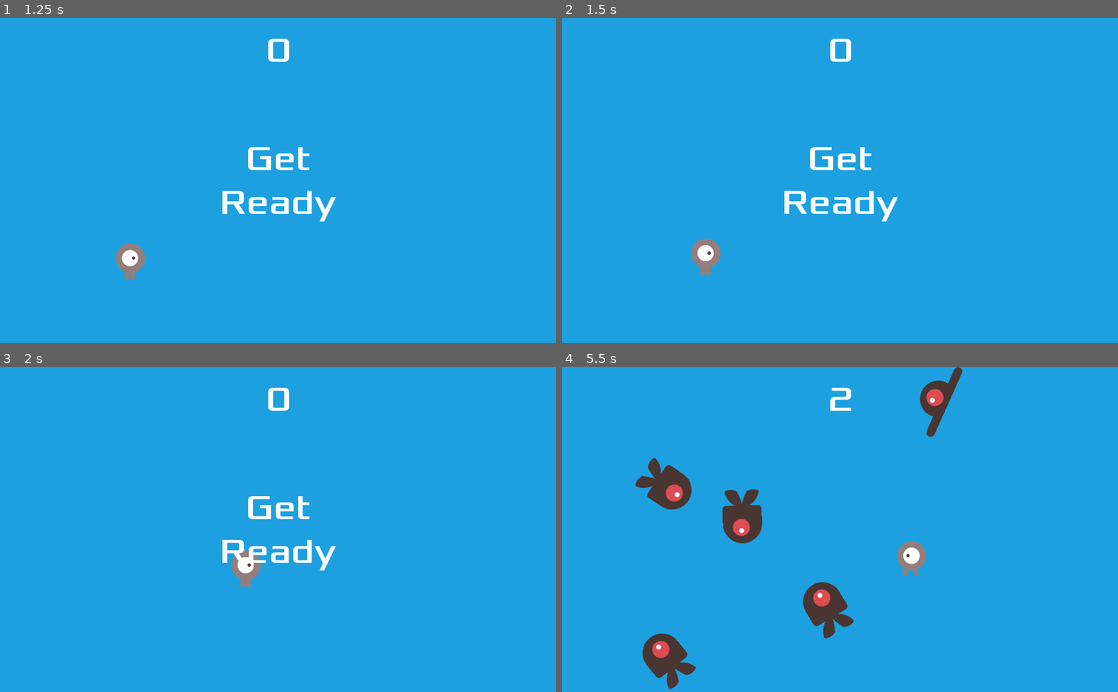
Above: before the commit, frames 1-4 (two rows, left to right).
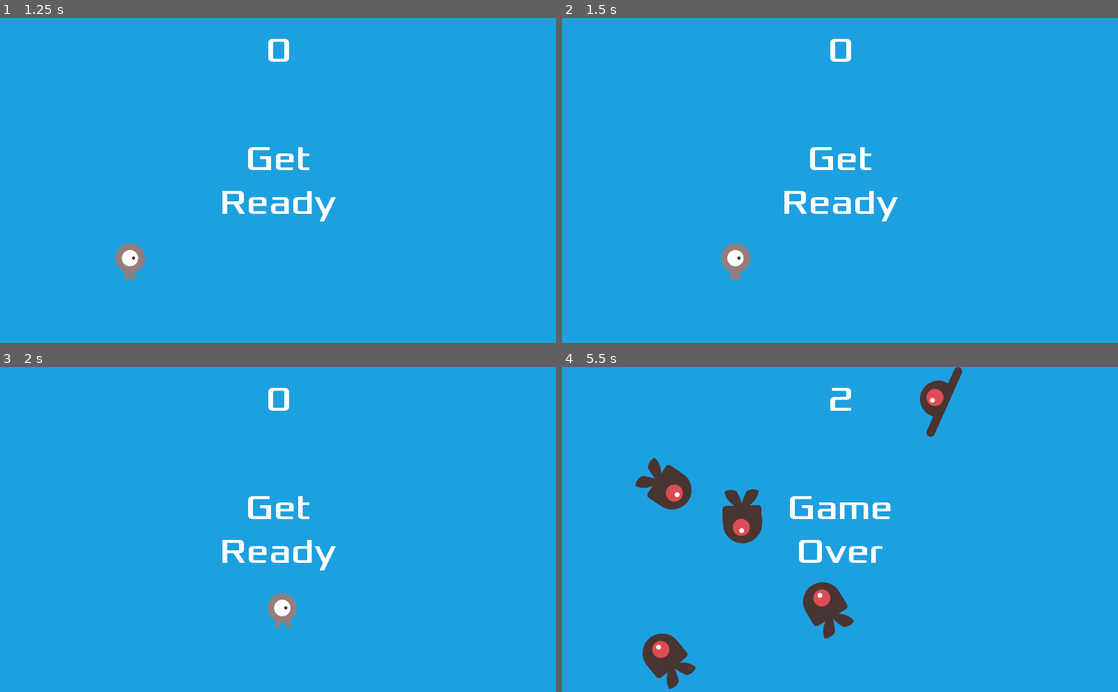
Above: after the commit, the same moments.

Repository: peter201943/dodge-the-creeps
Game: Godot game, scene res://scene/Main.tscn
The game is run twice, just before and just after one commit, with the same random seed, the same clock (stepped at 60 frames per second) and the same inputs.
Inputs (mouse positions are in pixels of both pictures, inside the frame that each line leads up to):
- Up to frame 1 (1.25 s): click "Start" at 0.5 s
- Up to frame 2 (1.5 s): tap Enter at 1.25 s; move the mouse to (962, 164) at 1.27 s; hold Right (ui_right) from 1.28 s (still down); click (962, 164) at 1.42 s
- Up to frame 3 (2 s): keep holding Right (ui_right)
- Up to frame 4 (5.5 s): move the mouse to (728, 545) at 2.02 s; release Right (ui_right) at 2.03 s; hold Down (ui_down) 2.03-2.78 s; click (728, 545) at 2.17 s; move the mouse to (895, 458) at 2.77 s; hold Right (ui_right) 2.78-3.53 s; click (895, 458) at 2.92 s; move the mouse to (812, 594) at 3.52 s; hold Up (ui_up) 3.53-4.28 s; click (812, 594) at 3.67 s; move the mouse to (1006, 578) at 4.27 s; hold Left (ui_left) from 4.28 s (still down); click (1006, 578) at 4.42 s; move the mouse to (673, 480) at 5.02 s; click (673, 480) at 5.17 s

Frame 1 is identical in both runs. In frame 2, 0.8% of the frame differs, in the area x 23-34%, y 67-81%; in frame 3, 0.8%; in frame 4, 1.4%, in the area x 41-66%, y 39-65%.

Commit message:
Final Settings Changes; Fix Multiple Input Methods

Diff:
--- a/project.godot
+++ b/project.godot
@@ -26,6 +26,7 @@
 
 [display]
 
+window/size/fullscreen=true
 window/handheld/orientation="portrait"
 window/stretch/mode="2d"
 window/stretch/aspect="keep"
--- a/script/Main.gd
+++ b/script/Main.gd
@@ -88,7 +88,6 @@
 func new_game():
 	# Starts a New Game
 	score = 0
-	print("STARTING")
 	player.start(start_pos.position)
 	start_timer.start()
 	hud.update_score(score)
--- a/script/Player.gd
+++ b/script/Player.gd
@@ -19,8 +19,6 @@
 # CONSTANTS
 const my_sprite_name := "Sprite"	# How we call what we animate
 const hitbox_name := "Hitbox"		# How we call our collider
-const cursor_mode := 0				# If we are using mouse/touch to move
-const keyboard_mode := 1			# If we are using keys to move
 
 
 
@@ -31,7 +29,6 @@
 var my_sprite						# What we actually animate
 var hitbox							# What stuff collides with
 var move_target						# Where we move towards
-var move_mode						# How we track which mode to use
 
 
 
@@ -78,10 +75,7 @@
 func _input(event):
 	# Change the target whenever a touch event happens
 	if event is InputEventScreenTouch and event.pressed:
-		move_mode = cursor_mode
-		print("MODE CHANGE: key -> cur")
 		move_target = event.position
-		print("pos=" + str(position) + " trg=" + str(move_target))
 
 func _read_input(delta):
 	# Decodes the player keypresses and trigger the corresponding events
@@ -90,14 +84,6 @@
 	# Check input mode
 	velocity = _read_keyboard(velocity)
 	velocity = _read_cursor(velocity)
-	"""
-	if move_mode == cursor_mode:
-		velocity = _read_keyboard(velocity)
-	elif move_mode == keyboard_mode:
-		velocity = _read_cursor(velocity)
-	else:
-		pass
-	"""
 	# Apply polishing effects
 	velocity = _produce_velocity(velocity)
 	_apply_animation(velocity)
@@ -114,15 +100,10 @@
 func _read_cursor(velocity):
 	# Check the input event for cursor
 	# Cannot use keys until arrive at target
-	print("reading cursor!")
-	if self.position.distance_to(move_target) > 10:
+	if (self.position.distance_to(move_target) > 10) and (velocity == Vector2(0,0)):
 		velocity = (move_target - self.position).normalized() * speed
-		print("OK!")
 	else:
-		velocity = Vector2()
-		move_mode = keyboard_mode
 		move_target = self.position
-		print("MODE CHANGE: cur -> key")
 	return velocity
 
 
@@ -200,11 +181,8 @@
 # GAMEPLAY EVENTS
 func start(pos):
 	# Re-Initializes the player at the given position
-	print("STARTING")
 	self.position = pos
 	move_target = pos
-	move_mode = keyboard_mode
-	print("MODE CHANGE: null -> key")
 	self.show()
 	hitbox.disabled = false
 
